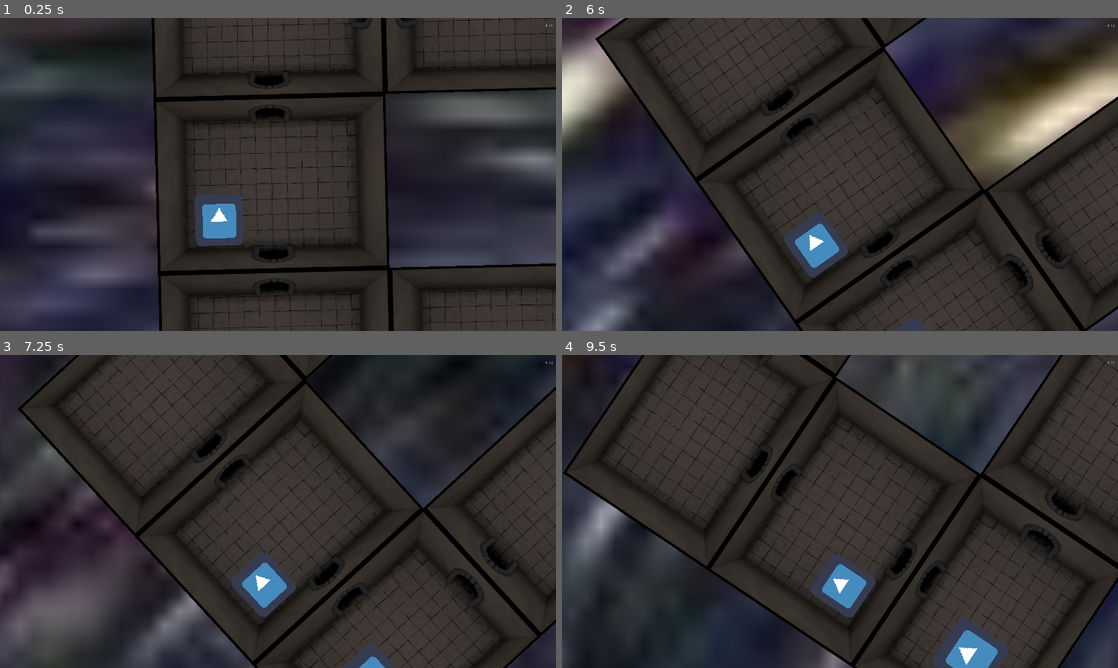
Above: before the commit, frames 1-4 (two rows, left to right).
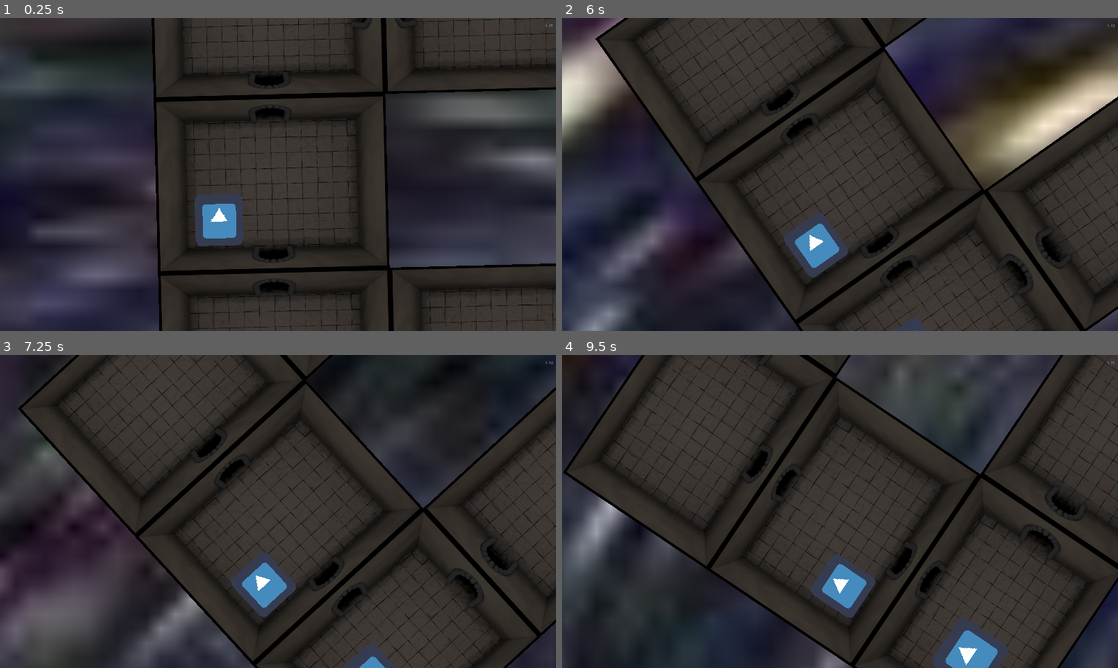
Above: after the commit, the same moments.

Repository: turtlewit/BlackHoleGameJamGame
Game: Godot game, scene res://Scenes/Main.tscn
The game is run twice, just before and just after one commit, with the same random seed, the same clock (stepped at 60 frames per second) and the same inputs. The engine's default icon, where the game draws it, is replaced by a stand-in: a white triangle on a blue panel in a dark square.
Inputs (mouse positions are in pixels of both pictures, inside the frame that each line leads up to):
- Up to frame 1 (0.25 s): no input
- Up to frame 2 (6 s): move the mouse to (962, 158) at 0.52 s; tap E (interact) every 0.75 s from 0.6 to 5.85 s; click (962, 158) at 0.67 s; move the mouse to (728, 190) at 1.27 s; click (728, 190) at 1.42 s; move the mouse to (895, 105) at 2.02 s; click (895, 105) at 2.17 s; move the mouse to (812, 237) at 2.77 s; click (812, 237) at 2.92 s; move the mouse to (1006, 221) at 3.52 s; click (1006, 221) at 3.67 s; move the mouse to (673, 127) at 4.27 s; click (673, 127) at 4.42 s; move the mouse to (867, 174) at 5.02 s; click (867, 174) at 5.17 s; move the mouse to (756, 96) at 5.77 s; click (756, 96) at 5.92 s
- Up to frame 3 (7.25 s): move the mouse to (400, 495) at 6.52 s; tap E (interact) at 6.6 s; click (400, 495) at 6.67 s
- Up to frame 4 (9.5 s): move the mouse to (728, 527) at 7.27 s; tap E (interact) at 7.35, 8.1, 8.85 s; click (728, 527) at 7.42 s; move the mouse to (895, 442) at 8.02 s; click (895, 442) at 8.17 s; move the mouse to (812, 574) at 8.77 s; click (812, 574) at 8.92 s

The runs differ from the first frame. In frame 1, less than 0.1% of the frame differs, in the area x 38-99%, y 2-60%; in frame 2, less than 0.1%; in frame 3, less than 0.1%; in frame 4, 0.2%, in the area x 0-100%, y 0-100%.

Commit message:
fix issue with timer not displaying seconds correctly

Diff:
--- a/Scripts/Manager.gd
+++ b/Scripts/Manager.gd
@@ -7,7 +7,7 @@
 enum {STATE_NORMAL, STATE_TIME_PAUSED}
 var state = STATE_NORMAL
 
-var time = 300.0
+var time = 310.0
 
 var interaction_key = "interact"
 var interaction_key_letter = "E"
--- a/Scripts/UI_Timer.gd
+++ b/Scripts/UI_Timer.gd
@@ -14,4 +14,4 @@
 func _process(delta):
 	# Called every frame. Delta is time since last frame.
 	# Update game logic here.
-	text = '%d:%d' % [int(manager.time / 60), int(manager.time) % 60]
+	text = '%d:%02d' % [int(manager.time / 60), int(manager.time) % 60]
